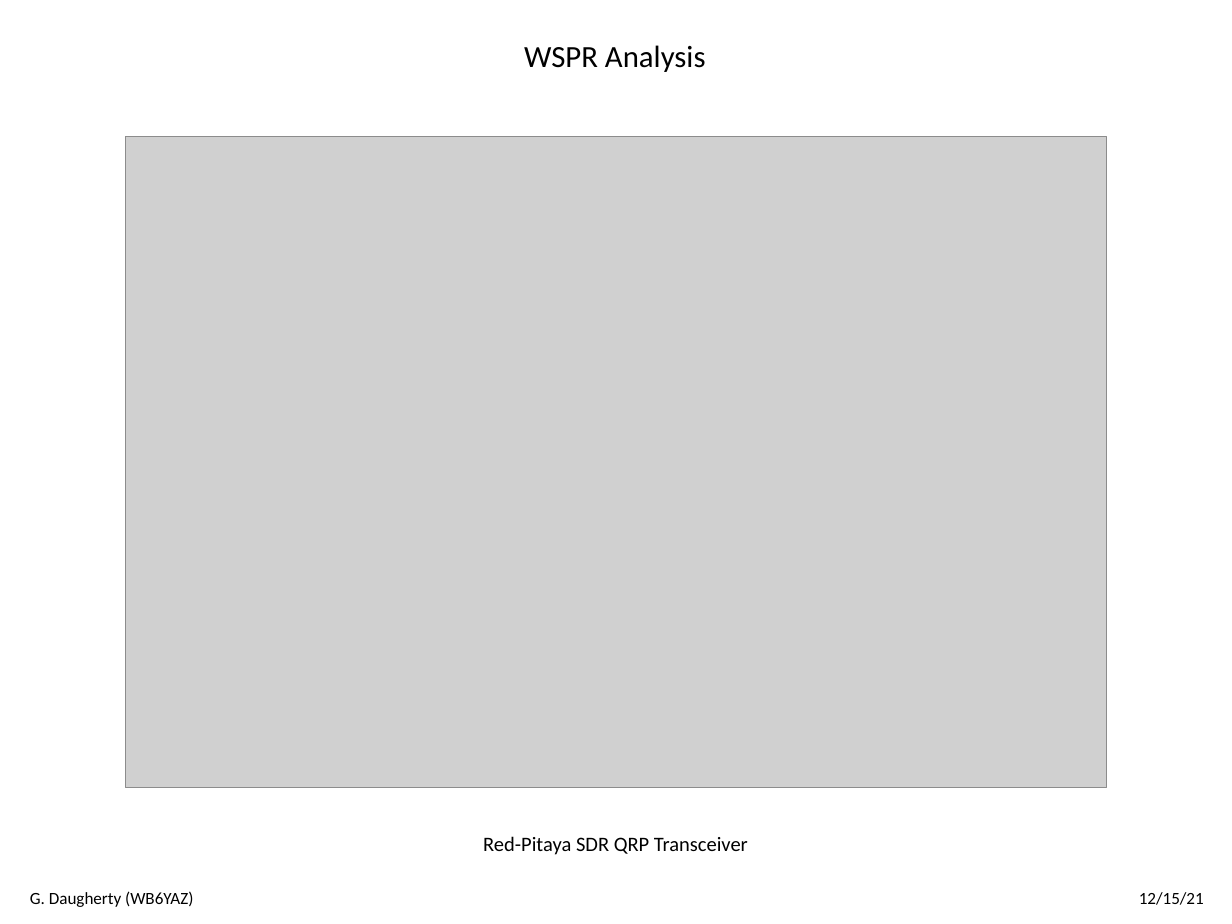
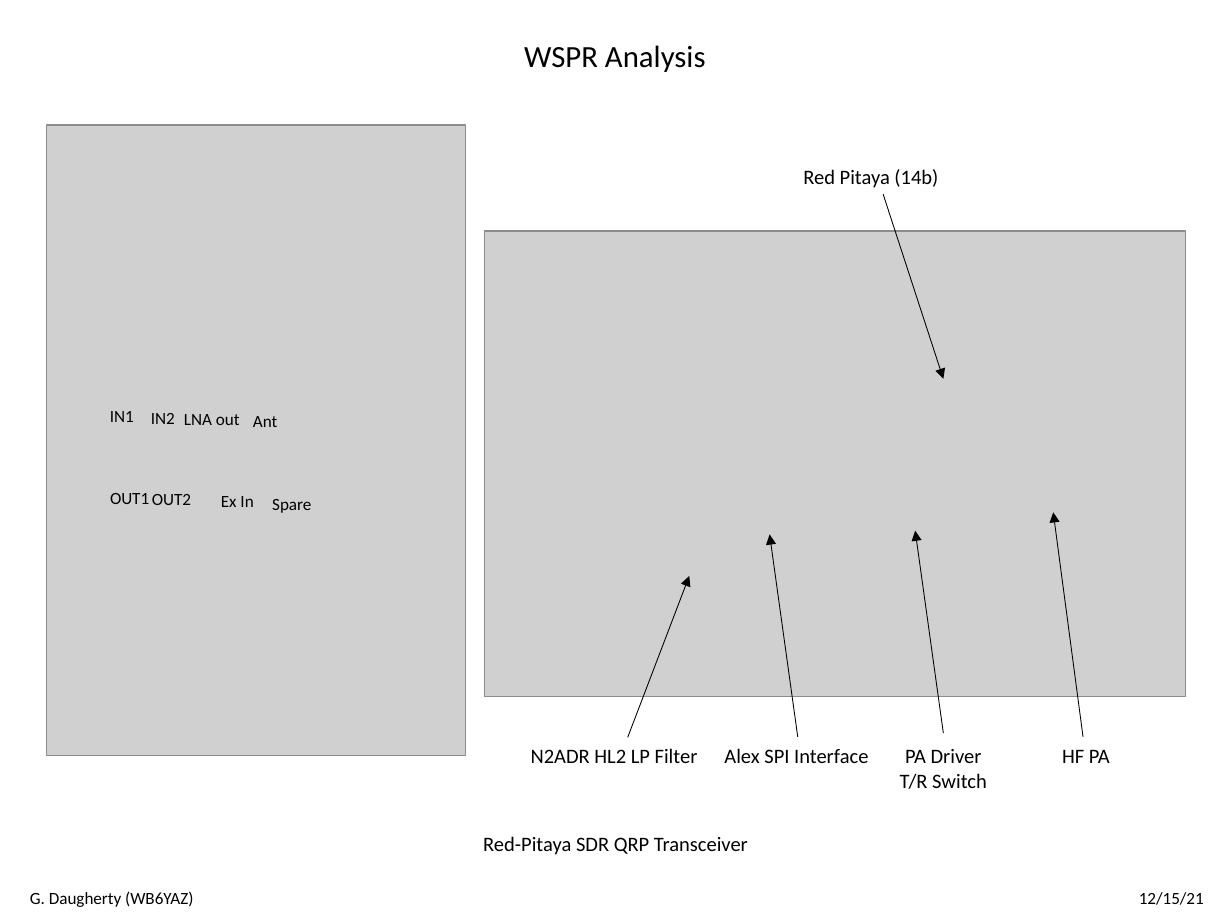
Before and after one commit to greggdaug/WSPR_analysis, a slide deck: slide 2 of wspr_python_spots_analysis_121521.pptx. Drawn at 1232x924 pixels with LibreOffice and Linux fonts; fonts in the diff are those of the drawing; grey boxes stand for pictures. Boxes give left, top, right and bottom in pixels: in the first picture for what was removed or moved away, otherwise in the second. Text is boxed around its words. In the diff, an @@ line names an element or a change of style, - is before the commit and + after.

```diff
--- a/wspr_python_spots_analysis_121521.pptx
+++ b/wspr_python_spots_analysis_121521.pptx
@@ picture added at bbox=[47, 124, 466, 755] @@
@@ picture removed at bbox=[126, 137, 1106, 788] @@
@@ text added at bbox=[803, 169, 938, 188], 12 pt, text #000000 @@
+Red Pitaya (14b)
@@ arrow added from (883, 195) to (944, 379), #000000 0.5 pt @@
@@ picture added at bbox=[484, 232, 1185, 697] @@
@@ text added at bbox=[110, 411, 134, 422], 10 pt, text #000000 @@
+IN1
@@ text added at bbox=[151, 413, 175, 424], 10 pt, text #000000 @@
+IN2
@@ text added at bbox=[184, 414, 240, 425], 10 pt, text #000000 @@
+LNA out
@@ text added at bbox=[253, 416, 277, 427], 10 pt, text #000000 @@
+Ant
@@ text added at bbox=[110, 493, 149, 504], 10 pt, text #000000 @@
+OUT1
@@ text added at bbox=[152, 494, 191, 505], 10 pt, text #000000 @@
+OUT2
@@ text added at bbox=[221, 496, 253, 507], 10 pt, text #000000 @@
+Ex In
@@ text added at bbox=[272, 499, 311, 513], 10 pt, text #000000 @@
+Spare
@@ arrow added from (798, 737) to (770, 535), #000000 0.5 pt @@
@@ arrow added from (944, 733) to (915, 531), #000000 0.5 pt @@
@@ arrow added from (1083, 737) to (1053, 513), #000000 0.5 pt @@
@@ arrow added from (627, 738) to (689, 577), #000000 0.5 pt @@
@@ text added at bbox=[531, 748, 698, 763], 12 pt, text #000000 @@
+N2ADR HL2 LP Filter
@@ text added at bbox=[724, 748, 868, 763], 12 pt, text #000000 @@
+Alex SPI Interface
@@ text added at bbox=[900, 749, 987, 789], 12 pt, text #000000 @@
+PA Driver
+T/R Switch
@@ text added at bbox=[1062, 750, 1110, 763], 12 pt, text #000000 @@
+HF PA
```
Also in this commit, not shown: 1 other file.
